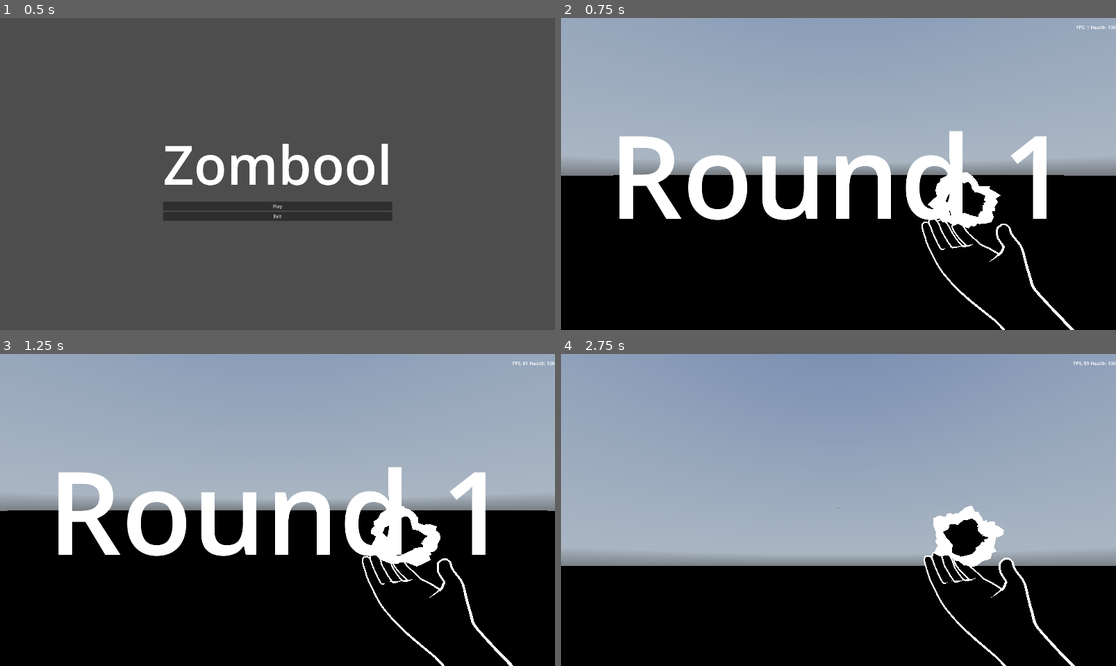
Above: before the commit, frames 1-4 (two rows, left to right).
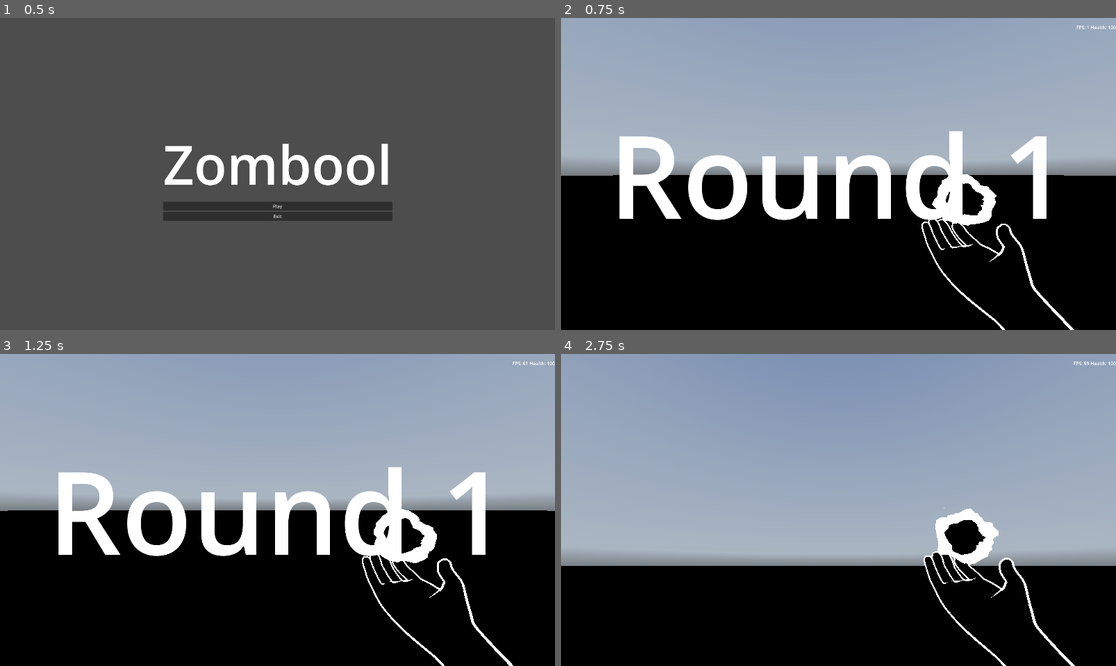
Above: after the commit, the same moments.

Repository: mahdiG/zombool
Game: Godot game, scene res://main.tscn
The game is run twice, just before and just after one commit, with the same random seed, the same clock (stepped at 60 frames per second) and the same inputs. A sky picture missing from this copy of the repository is replaced by a grey-blue gradient.
Inputs (mouse positions are in pixels of both pictures, inside the frame that each line leads up to):
- Up to frame 1 (0.5 s): no input
- Up to frame 2 (0.75 s): click "Play" at 0.5 s
- Up to frame 3 (1.25 s): no input
- Up to frame 4 (2.75 s): move the mouse to (866, 510) at 1.27 s; press the mouse at (866, 510) at 1.28 s; hold W (move_forward) from 1.28 s (still down); tap Space (jump) at 1.52, 2.27 s; move the mouse to (810, 510) at 2.02 s; release the mouse at (810, 510) at 2.03 s; click (810, 510) at 2.1 s

Frame 1 is identical in both runs. In frame 2, 0.2% of the frame differs, in the area x 66-80%, y 49-68%; in frame 3, 0.2%; in frame 4, 0.3%, in the area x 49-80%, y 48-69%.

Commit message:
projectile now is fired from hand

Diff:
--- /dev/null
+++ b/explosion_vfx.gd
@@ -0,0 +1,11 @@
+extends Node3D
+
+@onready var particles: GPUParticles3D = $Particles
+
+func _ready() -> void:
+	# Trigger the effects immediately upon spawning
+	particles.emitting = true
+	print("VFX READY")
+
+func _on_particles_finished() -> void:
+	queue_free()
--- /dev/null
+++ b/explosion_vfx.tscn
@@ -0,0 +1,33 @@
+[gd_scene format=3 uid="uid://1tpx6focvgxw"]
+
+[ext_resource type="Script" uid="uid://v7igbgckb57a" path="res://explosion_vfx.gd" id="1_utebf"]
+[ext_resource type="Material" uid="uid://dapd3oywvr1br" path="res://materials/outline_material.tres" id="2_4d7ly"]
+
+[sub_resource type="ParticleProcessMaterial" id="ParticleProcessMaterial_4d7ly"]
+lifetime_randomness = 0.11
+radial_velocity_min = 4.9999776
+radial_velocity_max = 14.999977
+
+[sub_resource type="SphereMesh" id="SphereMesh_utebf"]
+material = ExtResource("2_4d7ly")
+radius = 0.125
+height = 0.25
+
+[node name="ExplosionVFX" type="Node3D" unique_id=1854174269]
+script = ExtResource("1_utebf")
+
+[node name="Particles" type="GPUParticles3D" parent="." unique_id=33758344]
+cast_shadow = 0
+emitting = false
+amount = 20
+one_shot = true
+explosiveness = 1.0
+process_material = SubResource("ParticleProcessMaterial_4d7ly")
+draw_pass_1 = SubResource("SphereMesh_utebf")
+
+[node name="Timer" type="Timer" parent="." unique_id=82466129]
+wait_time = 10.0
+one_shot = true
+autostart = true
+
+[connection signal="finished" from="Particles" to="." method="_on_particles_finished"]
--- a/hand.tscn
+++ b/hand.tscn
@@ -7,12 +7,12 @@
 
 [node name="hand" unique_id=1226365768 instance=ExtResource("1_u4p2i")]
 
-[node name="Projectile" parent="." index="0" unique_id=1579800842 instance=ExtResource("2_wymn8")]
+[node name="Projectile" parent="rig" parent_id_path=PackedInt32Array(1427205485) index="0" unique_id=1579800842 instance=ExtResource("2_wymn8")]
 process_mode = 4
 transform = Transform3D(1, 0, 0, 0, 1, 0, 0, 0, 1, -0.41342166, 1.4871743, 0.47040516)
 disable_mode = 1
 
-[node name="Skeleton3D" parent="rig" parent_id_path=PackedInt32Array(1427205485) index="0" unique_id=1746699240]
+[node name="Skeleton3D" parent="rig" parent_id_path=PackedInt32Array(1427205485) index="1" unique_id=1746699240]
 bones/1/position = Vector3(-0.3983447, 0.07617641, 1.2078464)
 bones/1/rotation = Quaternion(0.21321738, 0.010238103, 0.97212154, 0.09702192)
 bones/1/scale = Vector3(0.99548525, 0.99548537, 0.99548554)
@@ -78,5 +78,5 @@
 surface_material_override/0 = ExtResource("2_e75s6")
 surface_material_override/1 = ExtResource("3_wymn8")
 
-[node name="AnimationPlayer" parent="." index="2" unique_id=546235675]
+[node name="AnimationPlayer" parent="." index="1" unique_id=546235675]
 autoplay = &"HandIdle"
--- a/player.gd
+++ b/player.gd
@@ -17,6 +17,7 @@
 @onready var camera_pivot_vertical: Node3D = $CameraPivotVertical
 @onready var camera: Camera3D = $CameraPivotVertical/Camera
 @onready var projectile_spawn_point: Marker3D = $CameraPivotVertical/Camera/ProjectileSpawnPoint
+@onready var ray_cast: RayCast3D = $CameraPivotVertical/Camera/RayCast3D
 
 var is_dead := false
 
@@ -30,9 +31,6 @@
 func _unhandled_input(event: InputEvent) -> void:
 	if event is InputEventMouseMotion:
 		handle_mouse_movement(event)
-	if event.is_action_pressed("shoot"):
-		shoot()
-
 
 func handle_mouse_movement(event: InputEventMouseMotion):
 	# look up and down
@@ -41,8 +39,6 @@
 
 	# look left and right
 	rotate_object_local(Vector3.UP, -event.screen_relative.x / 200 * mouse_sens)
-
-
 
 func _physics_process(delta: float) -> void:
 	# Add the gravity.
@@ -66,16 +62,34 @@
 
 	move_and_slide()
 
+	# Shoot should be after move_and_slide otherwise the projectile position changes when you move
+	if Input.is_action_just_pressed("shoot"):
+		shoot()
+
 
 func shoot() -> void:
-	var bullet: RigidBody3D = projectile.instantiate()
+	# 1. Determine the global target point from the camera raycast
+	ray_cast.force_raycast_update()
+	var target_position: Vector3
 
-	owner.add_child(bullet)
+	if ray_cast.is_colliding():
+		target_position = ray_cast.get_collision_point()
+	else:
+		target_position = ray_cast.to_global(ray_cast.target_position)
+
+	# 2. Instantiate the clean, single-node Area3D bullet
+	var bullet: Area3D = projectile.instantiate()
+	get_tree().current_scene.add_child(bullet)
+
+	# 3. Position the bullet at the player's hand
 	bullet.global_position = projectile_spawn_point.global_position
-	bullet.rotation = camera.global_rotation
 
-	var direction := camera_pivot_vertical.global_position.direction_to(projectile_spawn_point.global_position)
-	bullet.apply_central_impulse(direction * (30 + velocity.length()))
+	# 4. Calculate the straight-line direction to the target crosshair
+	var launch_direction: Vector3 = bullet.global_position.direction_to(target_position)
+	var total_launch_speed: float = 100.0 + velocity.length()
+
+	# 5. Fire!
+	bullet.launch_projectile(launch_direction, total_launch_speed)
 
 func take_damage(amount) -> void:
 	var old_health := health
--- a/player.tscn
+++ b/player.tscn
@@ -20,8 +20,11 @@
 [node name="Camera" type="Camera3D" parent="CameraPivotVertical" unique_id=135841728]
 transform = Transform3D(1, 0, 0, 0, 1.0000001, 1.3969839e-09, 0, -1.3969839e-09, 1.0000001, 0, 0, 0)
 
+[node name="ProjectileSpawnPoint" type="Marker3D" parent="CameraPivotVertical/Camera" unique_id=693032313]
+transform = Transform3D(1, 0, 0, 0, 1, -4.656613e-10, 0, 0, 1, 0.21020895, -0.0435946, -0.35769445)
+
 [node name="hand" parent="CameraPivotVertical/Camera" unique_id=1226365768 instance=ExtResource("3_i3pqv")]
 transform = Transform3D(-0.99742377, 0, 0.07173395, 0.00034930502, 0.99998814, 0.004856907, -0.0717331, 0.0048694517, -0.99741197, -0.22849268, -1.5348698, 0.07791406)
 
-[node name="ProjectileSpawnPoint" type="Marker3D" parent="CameraPivotVertical/Camera" unique_id=693032313]
-transform = Transform3D(1, 0, 0, 0, 1, 0, 0, 0, 1, 0, 0.0030798912, -0.632466)
+[node name="RayCast3D" type="RayCast3D" parent="CameraPivotVertical/Camera" unique_id=1400325516]
+target_position = Vector3(0, 0, -10)
--- a/projectile.gd
+++ b/projectile.gd
@@ -1,18 +1,52 @@
-extends RigidBody3D
 
-@export var damage := 50
-@onready var explosion_vfx: GPUParticles3D = $ExplosionVFX
-@onready var mesh: MeshInstance3D = $MeshInstance3D
-@onready var timer: Timer = $Timer
-@onready var collision_shape_3d: CollisionShape3D = $CollisionShape3D
+extends Area3D
 
-func _on_body_entered(_body: Node) -> void:
-	print("projectile on body entered: ", _body)
-	collision_shape_3d.disabled = true
-	mesh.hide()
-	explosion_vfx.emitting = true
-	if _body.has_method("take_damage"):
-		_body.take_damage(damage)
+@export var explosion_vfx_scene: PackedScene
+@export var base_gravity_strength: float = 9.8
+@export var damage_inflicted: float = 25.0
 
-func _on_timer_timeout() -> void:
+var current_flight_velocity: Vector3 = Vector3.ZERO
+
+func launch_projectile(initial_direction: Vector3, launch_speed: float) -> void:
+	# Establish the initial 3D velocity vector
+	current_flight_velocity = initial_direction * launch_speed
+
+	# Point the projectile mesh visually toward its destination
+	if initial_direction != Vector3.ZERO:
+		look_at(global_position + initial_direction, Vector3.UP)
+
+func _physics_process(delta: float) -> void:
+	# 1. Apply gravity to the vertical axis over time (Ballistic Falloff)
+	current_flight_velocity.y -= base_gravity_strength * delta
+
+	# 2. Update the projectile's position based on the calculated velocity
+	global_position += current_flight_velocity * delta
+
+	# 3. Dynamically rotate the projectile to face the downward arc of its trajectory
+	if current_flight_velocity.normalized() != Vector3.ZERO:
+		look_at(global_position + current_flight_velocity.normalized(), Vector3.UP)
+
+func handle_projectile_impact(hit_target: Node3D) -> void:
+	# Apply damage if the target has a damage function
+	if hit_target.has_method("take_damage"):
+		hit_target.take_damage(damage_inflicted)
+
+	spawn_impact_vfx()
+
+	# Safely remove the projectile from the world
 	queue_free()
+
+func spawn_impact_vfx() -> void:
+	if explosion_vfx_scene == null:
+		return
+
+	var vfx_instance: Node3D = explosion_vfx_scene.instantiate()
+
+	# Place the VFX directly into the world map, not as a child of the projectile
+	get_tree().current_scene.add_child(vfx_instance)
+
+	# Anchor the explosion precisely where the projectile died
+	vfx_instance.global_position = self.global_position
+
+func _on_body_entered(incoming_body: Node3D) -> void:
+	handle_projectile_impact(incoming_body)
--- a/projectile.tscn
+++ b/projectile.tscn
@@ -1,6 +1,7 @@
 [gd_scene format=3 uid="uid://b0astfvi35wnx"]
 
 [ext_resource type="Script" uid="uid://biq0yvd6d0bo6" path="res://projectile.gd" id="1_a85iw"]
+[ext_resource type="PackedScene" uid="uid://1tpx6focvgxw" path="res://explosion_vfx.tscn" id="2_dgwo2"]
 [ext_resource type="Shader" uid="uid://ojl7vfo1rs3b" path="res://shaders/projectile.gdshader" id="2_qxf0c"]
 
 [sub_resource type="FastNoiseLite" id="FastNoiseLite_dgwo2"]
@@ -14,7 +15,7 @@
 render_priority = 0
 shader = ExtResource("2_qxf0c")
 shader_parameter/noise_texture = SubResource("NoiseTexture2D_qxf0c")
-shader_parameter/displacement_strength = 0.038000001805
+shader_parameter/displacement_strength = 0.022000001045
 shader_parameter/animation_speed = 0.16400000779
 shader_parameter/flame_core_color = Color(0, 0, 0, 1)
 shader_parameter/flame_inner_color = Color(1, 1, 1, 1)
@@ -31,29 +32,13 @@
 rings = 16
 
 [sub_resource type="SphereShape3D" id="SphereShape3D_a85iw"]
-radius = 0.15
+radius = 0.05
 
-[sub_resource type="ParticleProcessMaterial" id="ParticleProcessMaterial_qxf0c"]
-lifetime_randomness = 0.11
-radial_velocity_min = 4.9999776
-radial_velocity_max = 14.999977
-
-[sub_resource type="StandardMaterial3D" id="StandardMaterial3D_dgwo2"]
-albedo_color = Color(0, 0, 0, 1)
-emission_enabled = true
-emission = Color(1, 0.98333335, 0, 1)
-emission_energy_multiplier = 2.29
-
-[sub_resource type="BoxMesh" id="BoxMesh_sxmqc"]
-material = SubResource("StandardMaterial3D_dgwo2")
-size = Vector3(0.1, 0.1, 0.1)
-
-[node name="Projectile" type="RigidBody3D" unique_id=1579800842]
+[node name="Projectile" type="Area3D" unique_id=1973667934]
 collision_layer = 4
 collision_mask = 2
-contact_monitor = true
-max_contacts_reported = 1
 script = ExtResource("1_a85iw")
+explosion_vfx_scene = ExtResource("2_dgwo2")
 
 [node name="MeshInstance3D" type="MeshInstance3D" parent="." unique_id=1075383474]
 transform = Transform3D(1.9106855e-15, -4.371139e-08, -1, -1, -4.371139e-08, 0, -4.371139e-08, 1, -4.371139e-08, 0, 0, 0)
@@ -64,19 +49,4 @@
 transform = Transform3D(1.9106855e-15, -4.371139e-08, -1, -1, -4.371139e-08, 0, -4.371139e-08, 1, -4.371139e-08, 0, 0, 0)
 shape = SubResource("SphereShape3D_a85iw")
 
-[node name="ExplosionVFX" type="GPUParticles3D" parent="." unique_id=907070552]
-cast_shadow = 0
-emitting = false
-amount = 20
-one_shot = true
-explosiveness = 1.0
-process_material = SubResource("ParticleProcessMaterial_qxf0c")
-draw_pass_1 = SubResource("BoxMesh_sxmqc")
-
-[node name="Timer" type="Timer" parent="." unique_id=2091123625]
-wait_time = 10.0
-one_shot = true
-autostart = true
-
 [connection signal="body_entered" from="." to="." method="_on_body_entered"]
-[connection signal="timeout" from="Timer" to="." method="_on_timer_timeout"]
Not shown, added: explosion_vfx.gd.uid
